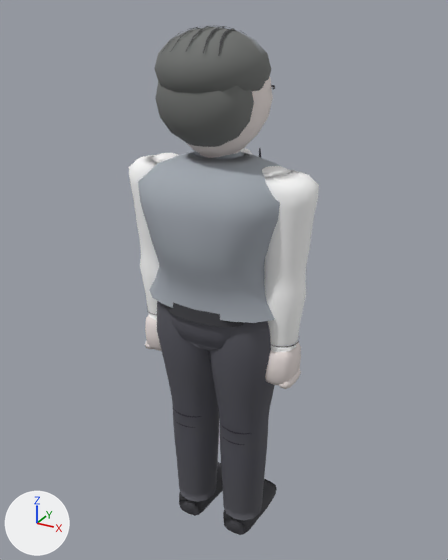
The glTF model assets/models/jeonghwa_a.glb, before and after one commit.
Both versions are drawn from a 50 mm lens placed at (1.006, -1.792, 1.958), pointed at (-0.01, 0.056, 1.035). Every picture has the same lights, and +X, +Y and +Z are marked at lower left. The older version comes first.

The scene before the commit, as lines of its bpy script (objects in view):
```python
mat_material_0 = bpy.data.materials.new('Material_0')
mat_material_0.use_nodes = True; mat_material_0.node_tree.nodes.clear()
_N = mat_material_0.node_tree.nodes; _L = mat_material_0.node_tree.links
n0 = _N.new('ShaderNodeBsdfPrincipled'); n0.name = 'Principled BSDF'
n0.inputs[2].default_value = 0.8  # 'Roughness'
n1 = _N.new('ShaderNodeOutputMaterial'); n1.name = 'Material Output'
n2 = _N.new('ShaderNodeVertexColor'); n2.name = 'Color Attribute'
_L.new(n0.outputs[0], n1.inputs[0])  # 'BSDF' to 'Surface'
_L.new(n2.outputs[0], n0.inputs[0])  # 'Color' to 'Base Color'
me_mesh_0 = bpy.data.meshes.new('Mesh_0')
me_mesh_0.from_pydata(...)  # 4077 vertices, 7174 faces; spans x -0.35..0.35, y -0.21..0.24, z -0.03..1.91
me_mesh_0.materials.append(mat_material_0)
ob_body = bpy.data.objects.new('Body', me_mesh_0)
ob_body.location = (0.0, 0.0, 0.0)
```
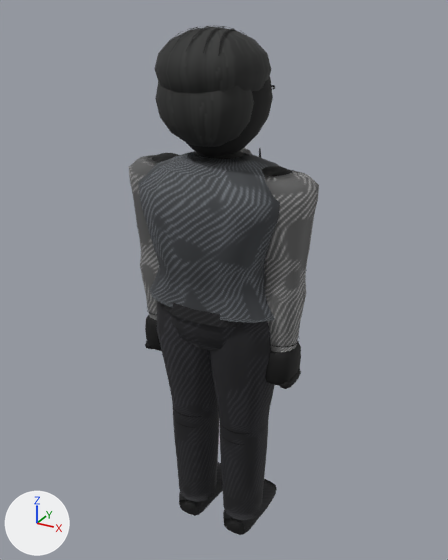
Changed parts and their boxes [x1, y1, x2, y2] in the pictures (448 x 560 px):
'Body', surface changed (darker): [129, 25, 319, 535] in both

What changed in the scene script:
```text
Add img_albedo:
    img_albedo = load_image('_albedo', '_unpacked/_albedo', 512, 512, 'sRGB')
Change mat_material_0:
    add n3 = _N.new('ShaderNodeMix'); n3.name = 'Mix'
    add n3.data_type = 'RGBA'
    add n3.blend_type = 'MULTIPLY'
    add n3.inputs[0].default_value = 1.0  # 'Factor'
    add n4 = _N.new('ShaderNodeTexImage'); n4.name = 'Image Texture'
    add n4.image = img_albedo
    where n2 = _N.new('ShaderNodeVertexColor'); n2.name = 'Color Attribute'
    where n0 = _N.new('ShaderNodeBsdfPrincipled'); n0.name = 'Principled BSDF'
    remove _L.new(n2.outputs[0], n0.inputs[0])  # 'Color' to 'Base Color'
    add _L.new(n3.outputs[2], n0.inputs[0])  # 'Result' to 'Base Color'
    add _L.new(n2.outputs[0], n3.inputs[7])  # 'Color' to 'B'
    add _L.new(n4.outputs[0], n3.inputs[6])  # 'Color' to 'A'
Change me_mesh_0:
    where me_mesh_0.from_pydata(...)  # 4077 vertices, 7174 faces; spans x -0.35..0.35, y -0.21..0.24, z -0.03..1.91
    used by ob_body; location = (0.0, 0.0, 0.0)
    me_mesh_0 part 1: texture (UV) coordinates changed
```
